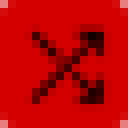
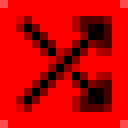
Layers edited between the first and the second 128px x 128px image:
renamed "Background" to "google_shuffle_thick.svg", moved it above "google_shuffle.svg #1", painted on it over (0, 0, 128, 128)
hid "google_shuffle.svg #1" over (24, 24, 112, 112)
added layer "Background" over (0, 0, 128, 128)
